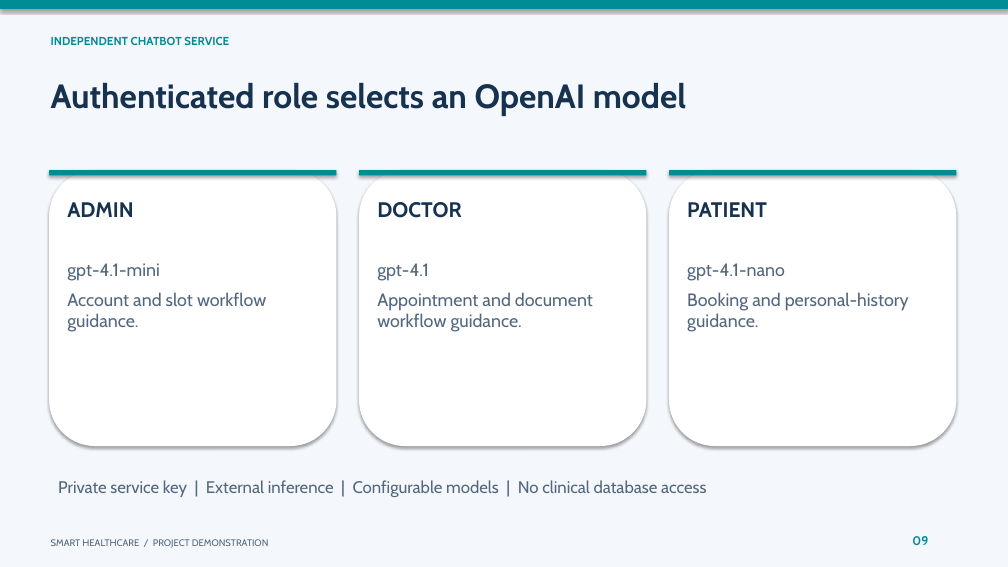
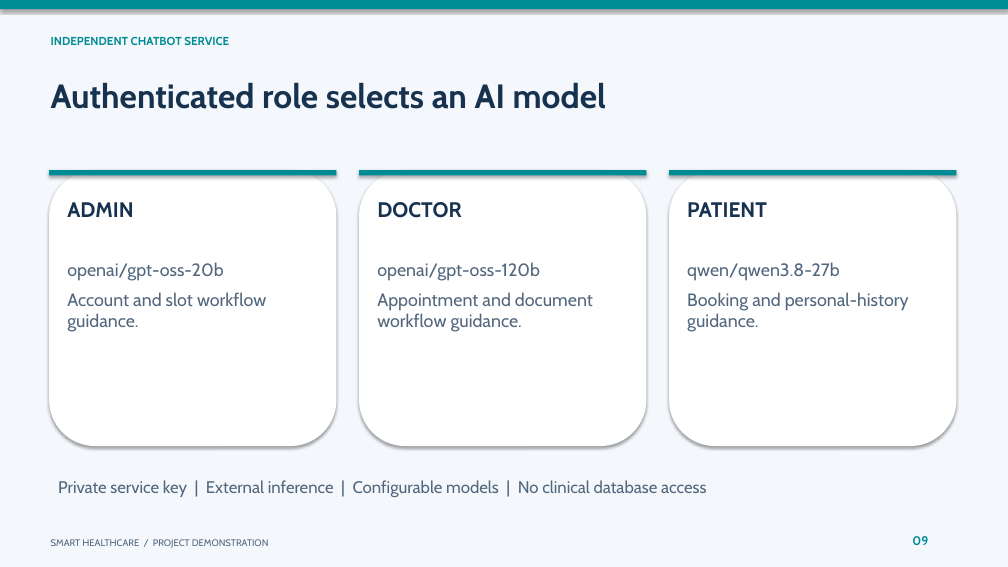
Before and after one commit to omarrouk/Smart-Healthcare-Appointment-System, a slide deck: slide 9 of docs/presentation/Smart-Healthcare-Demo.pptx. Drawn at 1008x567 pixels with LibreOffice and Linux fonts; fonts in the diff are those of the drawing. Boxes give left, top, right and bottom in pixels: in the first picture for what was removed or moved away, otherwise in the second. Text is boxed around its words. In the diff, an @@ line names an element or a change of style, - is before the commit and + after.

```diff
--- a/docs/presentation/Smart-Healthcare-Demo.pptx
+++ b/docs/presentation/Smart-Healthcare-Demo.pptx
@@ text at [51, 82, 606, 109]: text changed @@
-Authenticated role selects an OpenAI model
+Authenticated role selects an AI model
@@ text at [67, 262, 223, 281]: text changed @@
-gpt-4.1-mini
+openai/gpt-oss-20b
@@ text at [377, 262, 540, 281]: text changed @@
-gpt-4.1
+openai/gpt-oss-120b
@@ text at [687, 262, 840, 281]: text changed @@
-gpt-4.1-nano
+qwen/qwen3.8-27b
```
Also in this commit, not shown: 3 other slides changed, 11 other files.
